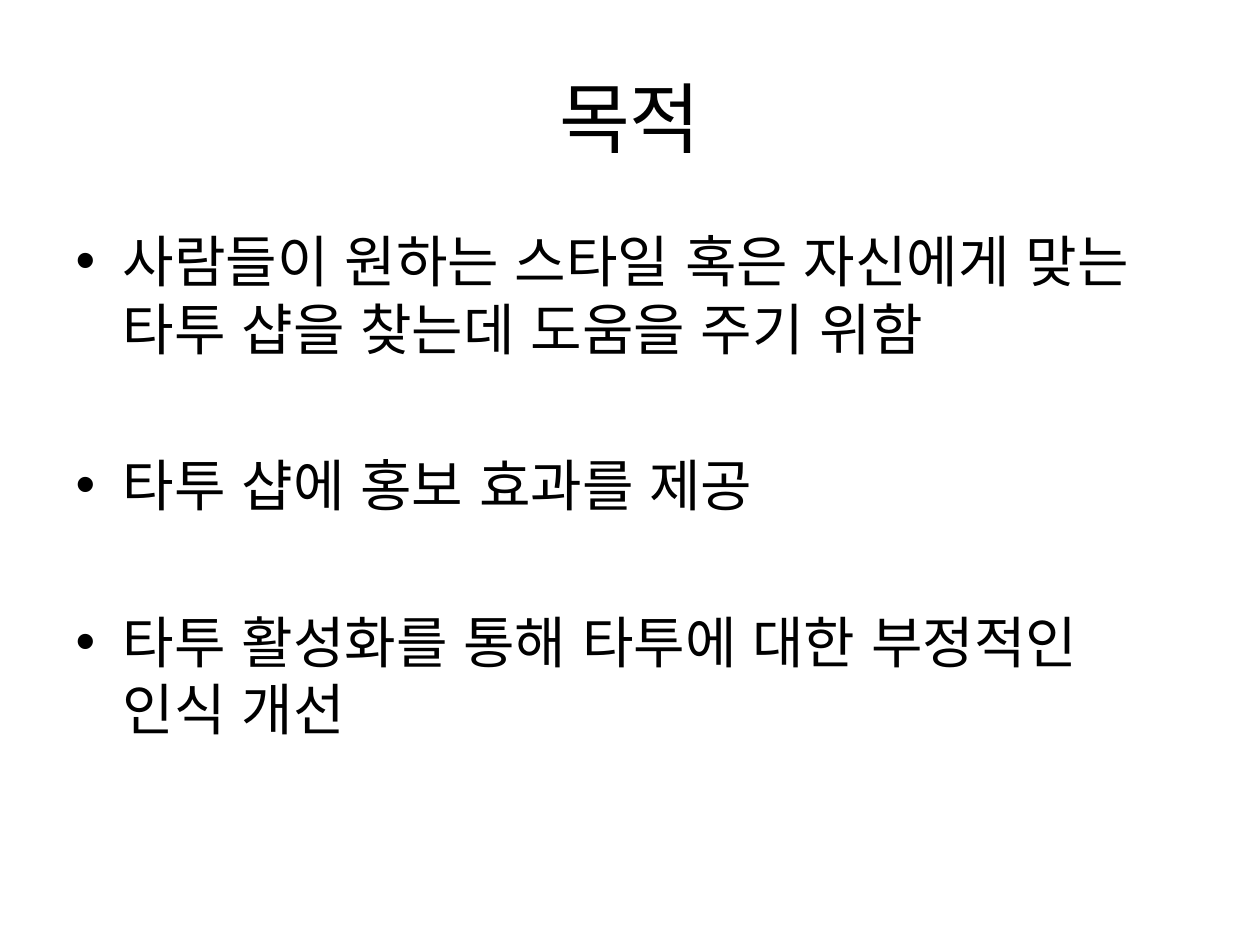
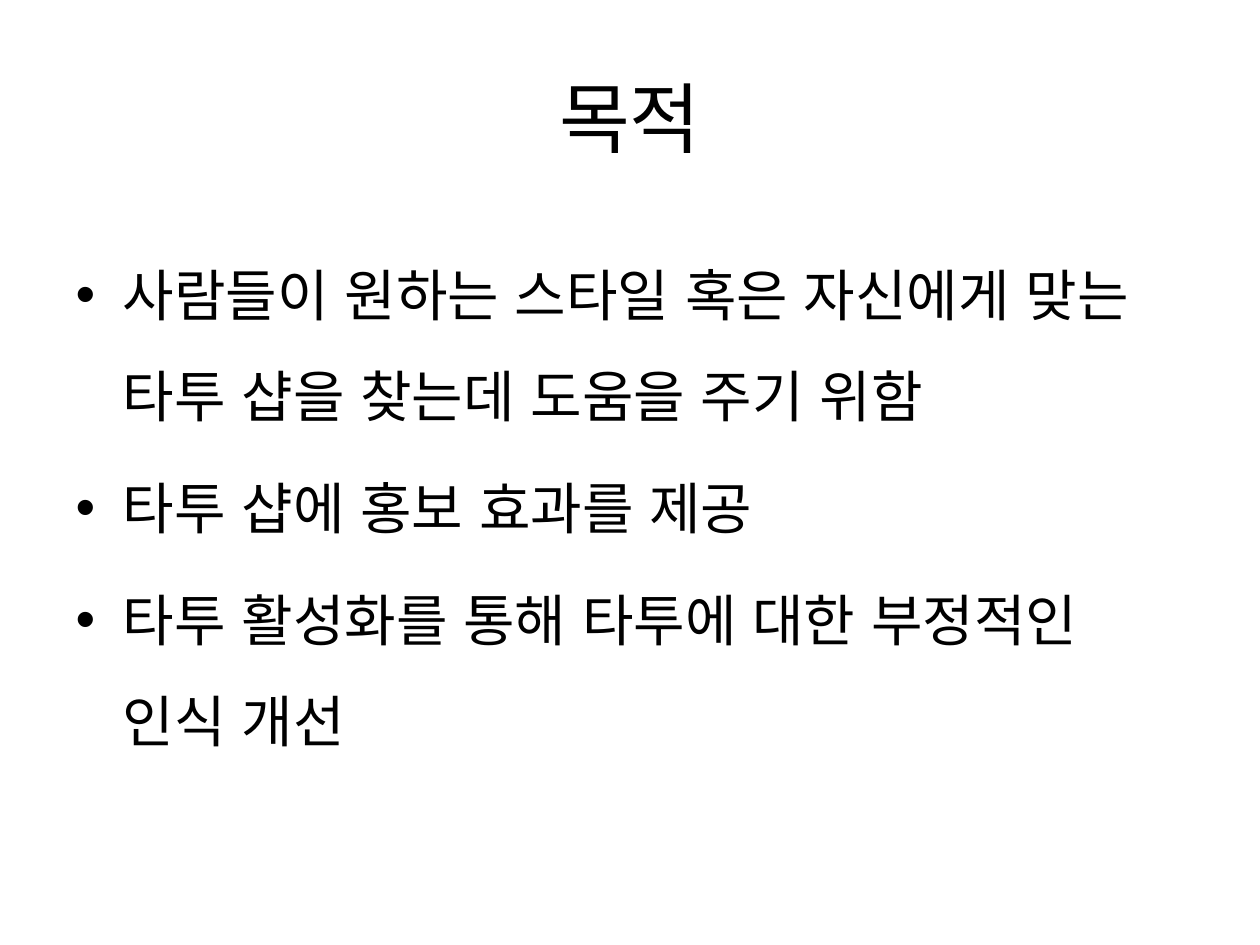
Before and after one commit to kurodari/ttm, a slide deck: slide 2 of docs/ttm 기획서 pt.pptx. Drawn at 1260x945 pixels with LibreOffice and Linux fonts; fonts in the diff are those of the drawing. Boxes give left, top, right and bottom in pixels: in the first picture for what was removed or moved away, otherwise in the second. Text is boxed around its words. In the diff, an @@ line names an element or a change of style, - is before the commit and + after.

```diff
--- a/docs/ttm 기획서 pt.pptx
+++ b/docs/ttm 기획서 pt.pptx
@@ text "사람들이 원하는 스타일 혹은 자신에게 ..." at <box>123,269,1129,747</box>: line spacing 1 to 1.5 @@
```
Also in this commit, not shown: 3 slides added.
